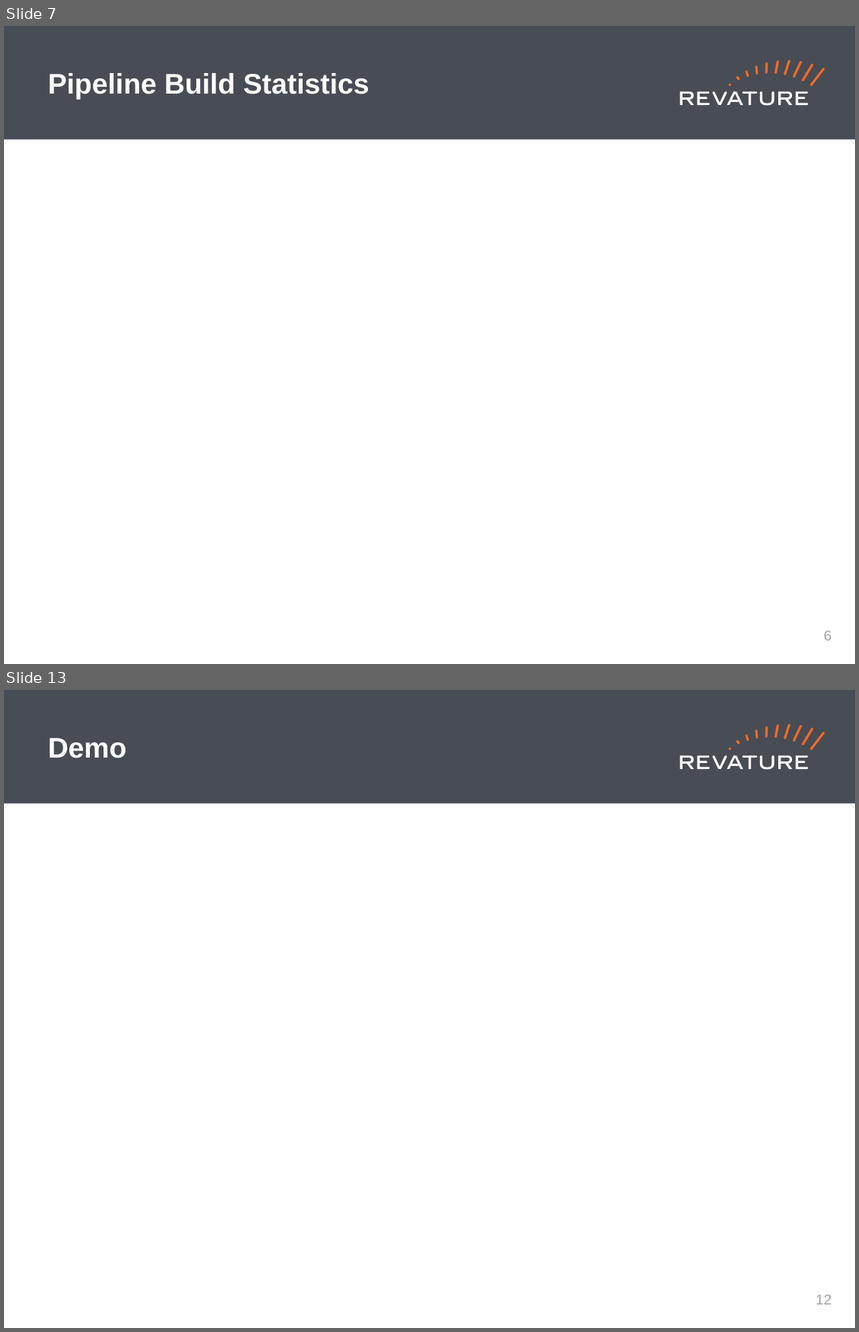
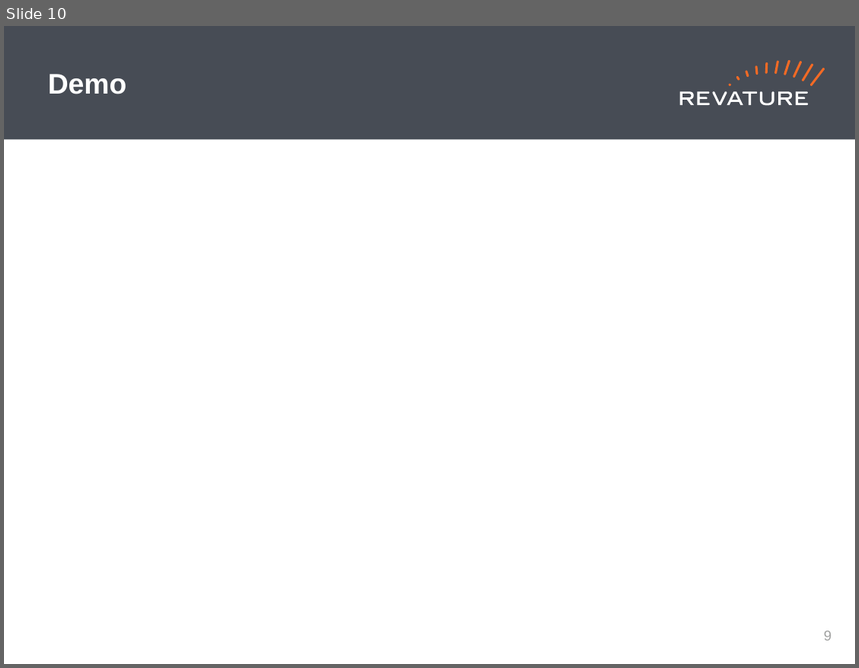
Before and after one commit to DavidKaza/skybank, a slide deck: Revature_PPT_Template (1).pptx. Shown one above the other, each under a label of ours: slides 7 and 13 before the commit, slide 10 after it; the slides between them are not shown. The pictures are 859x1332 and 859x668 pixels, drawn with LibreOffice and Linux fonts; fonts in the diff are those of the drawing. Boxes give left, top, right and bottom in pixels: in the first picture for what was removed or moved away, otherwise in the second. Text is boxed around its words. In the diff, an @@ line names an element or a change of style, - is before the commit and + after.

```diff
--- a/Revature_PPT_Template (1).pptx
+++ b/Revature_PPT_Template (1).pptx
@@ slide 7 removed at [4,26,855,664], background #FFFFFF; not listed: 19 template elements that a slide beside it also shows @@
@@ title removed at [48,73,370,99] @@
-Pipeline Build Statistics
@@ page number removed at [824,631,832,641] @@
-6
@@ what was slide 13 is now slide 10 @@
@@ page number at [824,631,832,641]: text changed @@
-12
+9
```
Also in this commit, not shown: 7 slides changed, 1 slide added, 3 other slides removed.
